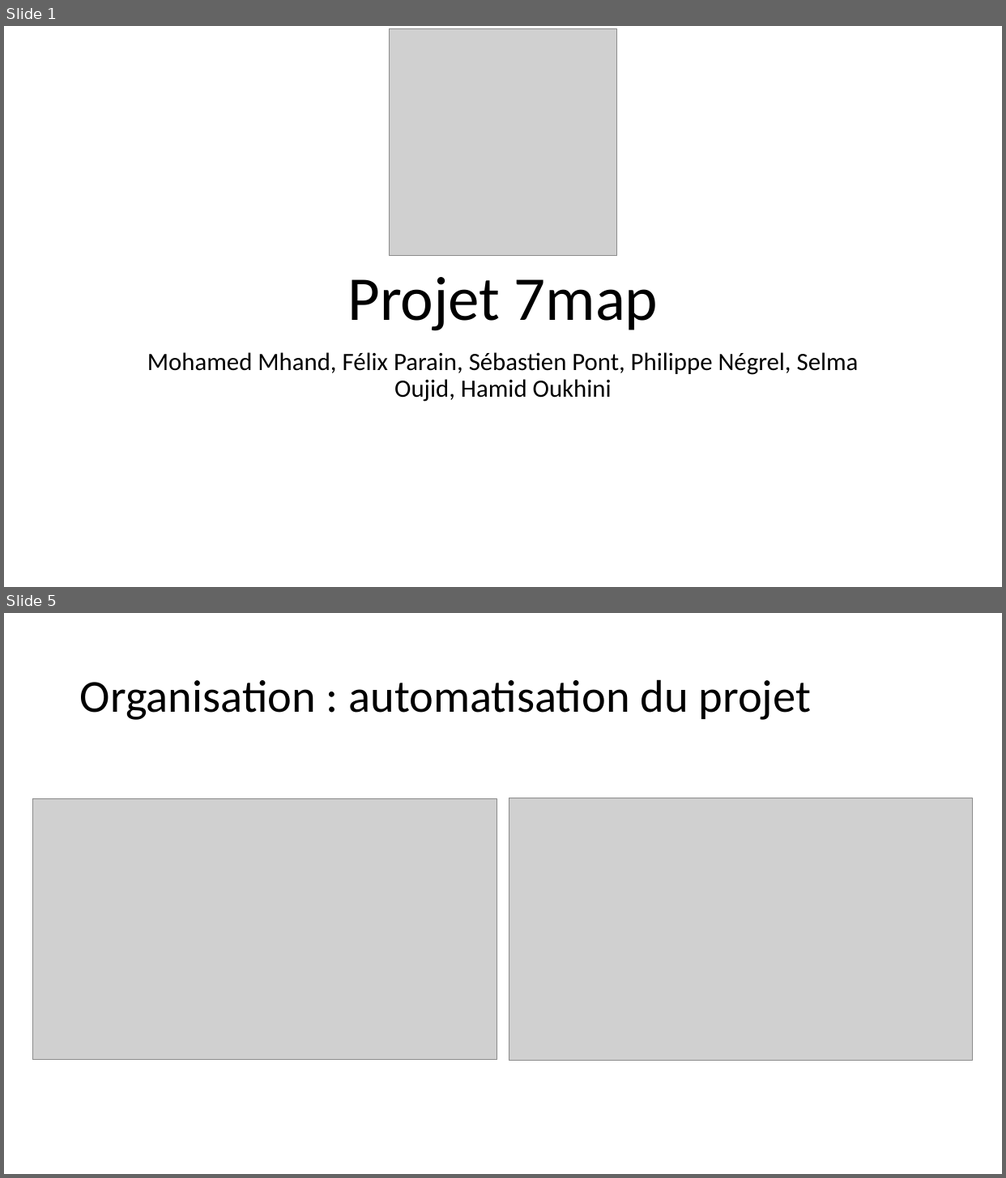
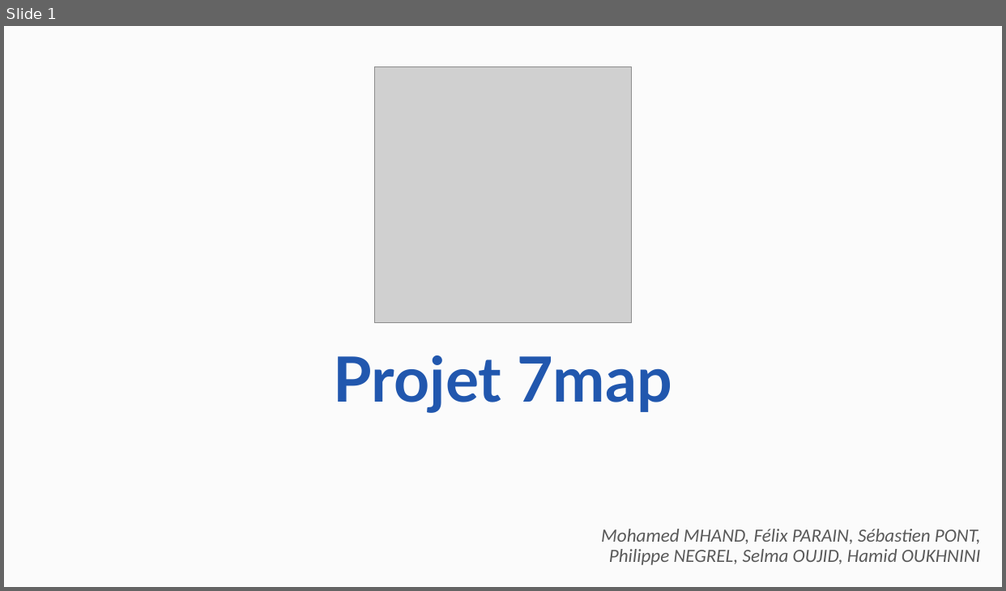
Before and after one commit to photonsquid/7map, a slide deck: doc/meetings/general/Projet_7map_final.pptx. Shown one above the other, each under a label of ours: slides 1 and 5 before the commit, slide 1 after it; the slides between them are not shown. The pictures are 1006x1178 and 1006x591 pixels, drawn with LibreOffice and Linux fonts; fonts in the diff are those of the drawing; grey boxes stand for pictures. Boxes give left, top, right and bottom in pixels: in the first picture for what was removed or moved away, otherwise in the second. Text is boxed around its words. In the diff, an @@ line names an element or a change of style, - is before the commit and + after.

```diff
--- a/doc/meetings/general/Projet_7map_final.pptx
+++ b/doc/meetings/general/Projet_7map_final.pptx
@@ slide 5 removed at [4, 613, 1002, 1174], background #FFFFFF @@
@@ title removed at [80, 679, 811, 720] @@
-Organisation : automatisation du projet
@@ picture removed at [32, 798, 496, 1060] @@
@@ picture removed at [509, 798, 973, 1061] @@
@@ slide 1 changed as well @@
@@ background #FFFFFF to #FBFBFB @@
@@ picture: place and size @@
-picture at [390, 28, 617, 256]
+picture at [374, 67, 632, 324]
@@ title "Projet 7map": place and size @@
-title "Projet 7map" at [347, 277, 658, 331]
+title "Projet 7map" at [334, 356, 672, 413]
@@ title "Projet 7map" at [334, 356, 672, 413]: font Calibri to Lato, text colour #000000 to #2157AE, bold on @@
@@ subtitle at [601, 529, 981, 565]: text changed; size 24 to 18 pt; text colour #000000 to #595959; italic on @@
-Mohamed Mhand, Félix Parain, Sébastien Pont, Philippe Négrel, Selma Oujid, Hamid Oukhini
+Mohamed MHAND, Félix PARAIN, Sébastien PONT, Philippe NEGREL, Selma OUJID, Hamid OUKHNINI
```
Also in this commit, not shown: 3 other slides changed, 7 slides added, 3 other slides removed, 7 other files.
